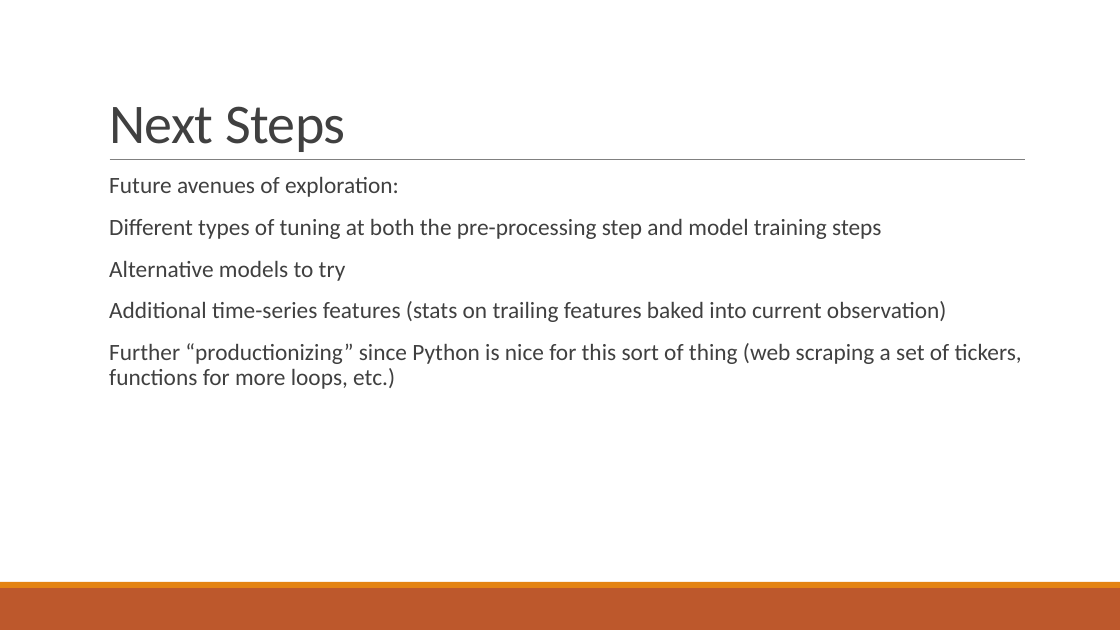
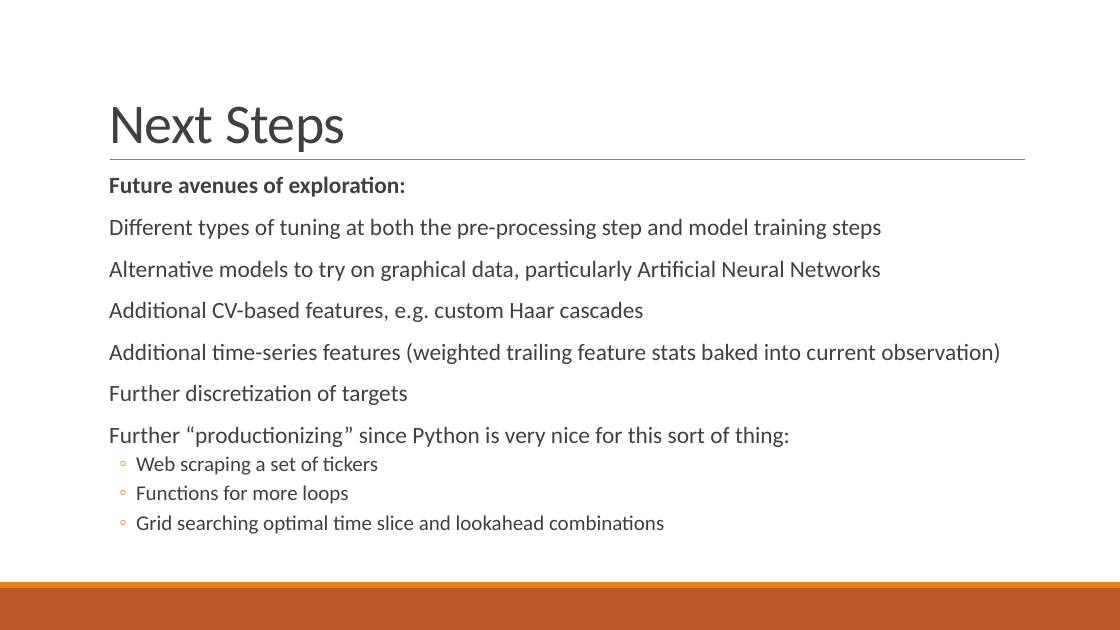
Before and after one commit to afcarl/TS_Project, a slide deck: slide 8 of project_presentation.pptx (slide 7 before the commit). Drawn at 1120x630 pixels with LibreOffice and Linux fonts; fonts in the diff are those of the drawing. Boxes give left, top, right and bottom in pixels: in the first picture for what was removed or moved away, otherwise in the second. Text is boxed around its words. In the diff, an @@ line names an element or a change of style, - is before the commit and + after.

```diff
--- a/project_presentation.pptx
+++ b/project_presentation.pptx
@@ text at (109, 176, 406, 197): bold on in "Future avenues of exploration:" @@
@@ text at (109, 261, 1001, 534): text changed @@
-  Alternative models to try
-  Additional time-series features (stats on trailing features baked into current observation)
-  Further “productionizing” since Python is nice for this sort of thing (web scraping a set of tickers, functions for more loops, etc.)
+  Alternative models to try on graphical data, particularly Artificial Neural Networks
+  Additional CV-based features, e.g. custom Haar cascades
+  Additional time-series features (weighted trailing feature stats baked into current observation)
+  Further discretization of targets
+  Further “productionizing” since Python is very nice for this sort of thing:
+  ◦ Web scraping a set of tickers
+  ◦ Functions for more loops
+  ◦ Grid searching optimal time slice and lookahead combinations
```
Also in this commit, not shown: 3 other slides changed, 3 slides added, 2 slides removed.
